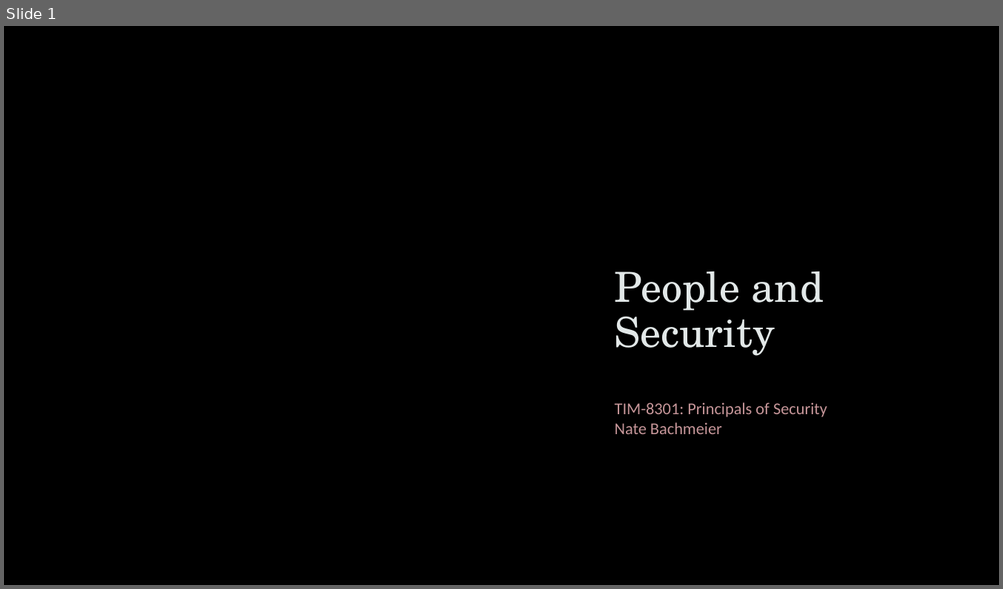
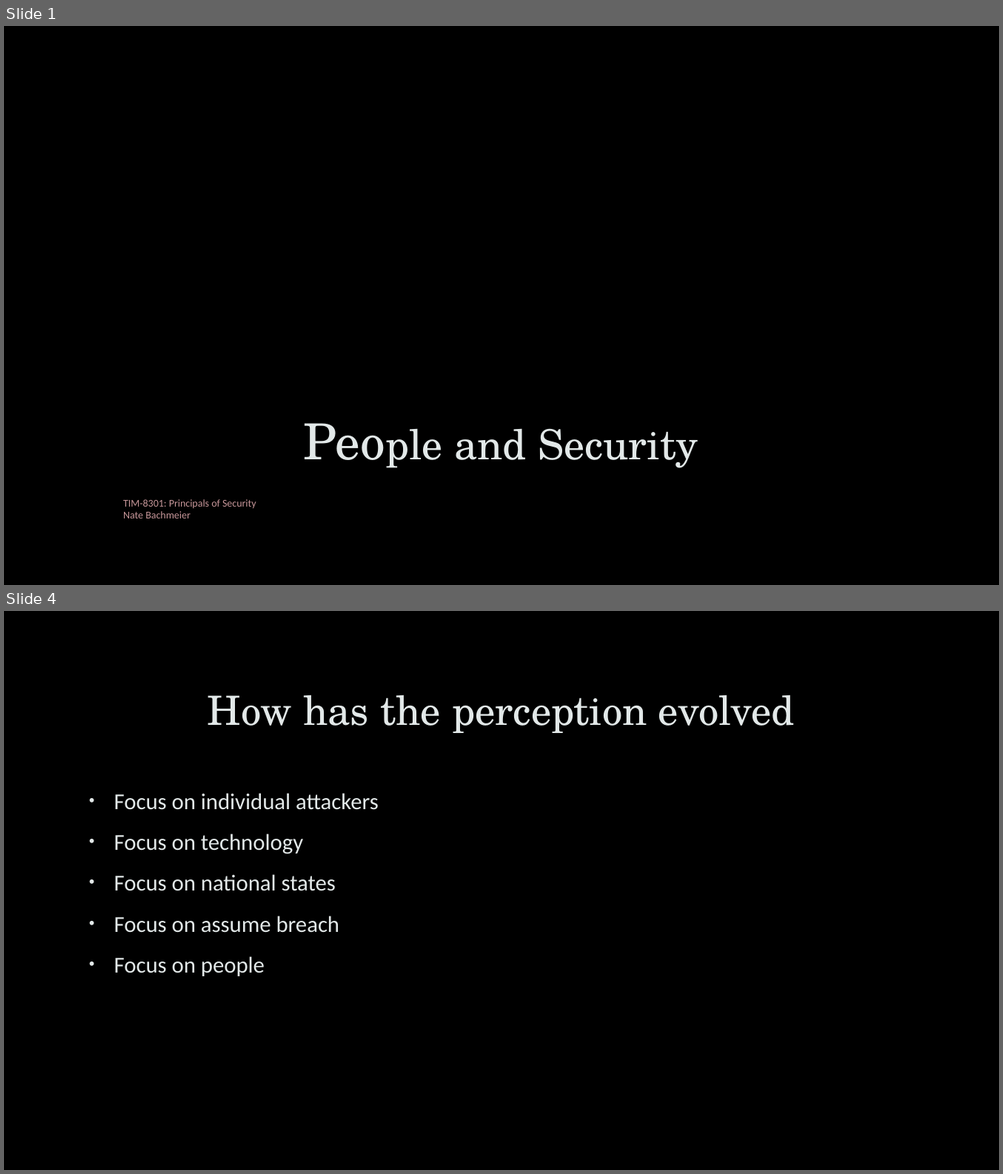
Before and after one commit to dr-natetorious/TIM-8301-Principals_of_CyberSecurity, a slide deck: Week2_PeopleAspects/People and Security.pptx. Shown one above the other, each under a label of ours: slide 1 before the commit, slides 1 and 4 after it; the slides between them are not shown. The pictures are 1003x589 and 1003x1174 pixels, drawn with LibreOffice and Linux fonts; fonts in the diff are those of the drawing; background and template pictures are left out. Boxes give left, top, right and bottom in pixels: in the first picture for what was removed or moved away, otherwise in the second. Text is boxed around its words. In the diff, an @@ line names an element or a change of style, - is before the commit and + after.

```diff
--- a/Week2_PeopleAspects/People and Security.pptx
+++ b/Week2_PeopleAspects/People and Security.pptx
@@ slide 4 added at (4,611,999,1170), background picture (left out) @@
@@ title added at (208,695,794,733), 39 pt, text #E2E8E8 @@
+How has the perception evolved
@@ text added at (114,793,378,977), 22 pt, text #E2E8E8 @@
+• Focus on individual attackers
+• Focus on technology
+• Focus on national states
+• Focus on assume breach
+• Focus on people
@@ slide 1 changed as well @@
@@ freeform shape removed at (583,142,918,471) @@
@@ rectangle added at (4,371,999,585), fill gradient #000000 @@
@@ title "People and Security": place and size @@
-title "People and Security" at (614,271,823,356)
+title "People and Security" at (454,429,698,469)
@@ title "People and Security" at (454,429,698,469): size 40 to 48 pt in "People"; alignment left to centre @@
@@ subtitle "TIM-8301: Principals of Security Nate ...": place and size @@
-subtitle "TIM-8301: Principals of Security Nate ..." at (614,403,827,434)
+subtitle "TIM-8301: Principals of Security Nate ..." at (123,500,256,519)
@@ subtitle "TIM-8301: Principals of Security Nate ..." at (123,500,256,519): size 16 to 10 pt; line spacing 1 to 0.9; less space between paragraphs @@
```
Also in this commit, not shown: 3 other slides changed, 13 other slides added, 6 slides removed, 2 other files.
